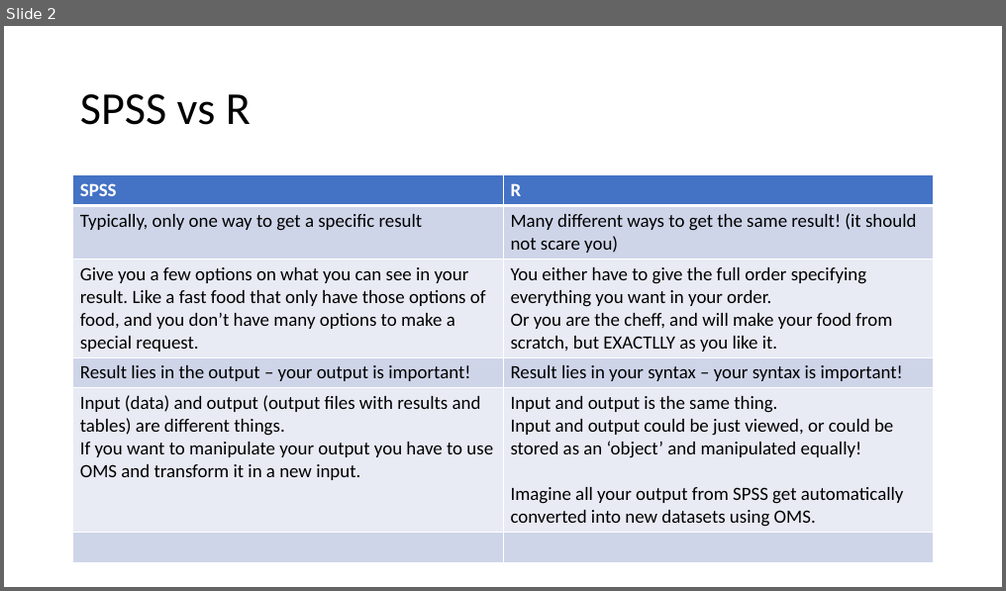
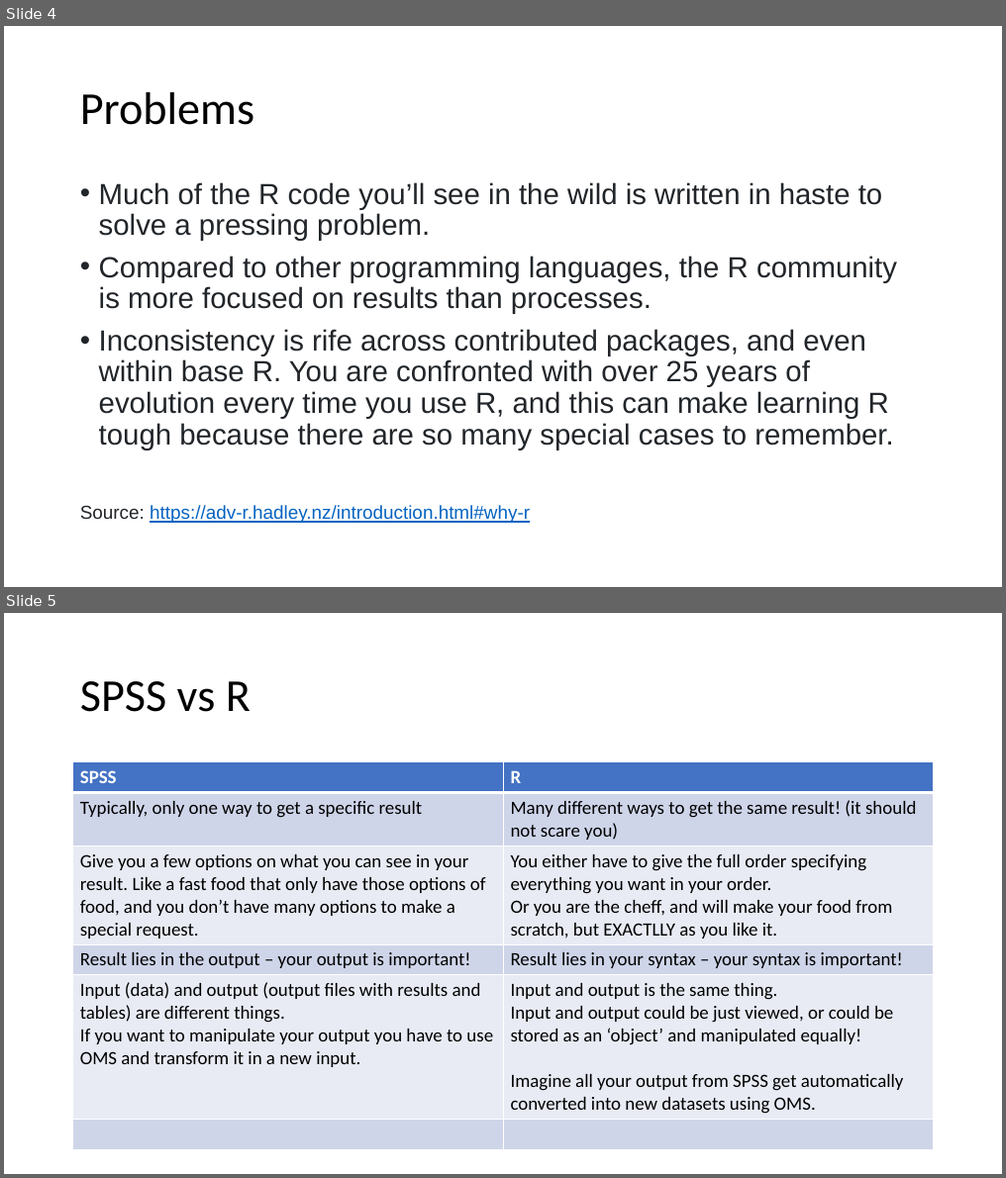
Before and after one commit to ruampimentel/SPSS_to_R, a slide deck: Slides - Data Cleaning.pptx. Shown one above the other, each under a label of ours: slide 2 before the commit, slides 4 and 5 after it. The pictures are 1006x591 and 1006x1178 pixels, drawn with LibreOffice and Linux fonts; fonts in the diff are those of the drawing. Boxes give left, top, right and bottom in pixels: in the first picture for what was removed or moved away, otherwise in the second. Text is boxed around its words. In the diff, an @@ line names an element or a change of style, - is before the commit and + after.

```diff
--- a/Slides - Data Cleaning.pptx
+++ b/Slides - Data Cleaning.pptx
@@ slide 4 added at [4, 26, 1002, 587], background #FFFFFF @@
@@ title added at [80, 92, 254, 125], 44 pt, text #000000 @@
+Problems
@@ text added at [80, 182, 897, 523], 28 pt, text #212529 @@
+• Much of the R code you’ll see in the wild is written in haste to solve a pressing problem.
+• Compared to other programming languages, the R community is more focused on results than processes.
+• Inconsistency is rife across contributed packages, and even within base R. You are confronted with over 25 years of evolution every time you use R, and this can make learning R tough because there are so many special cases to remember.
+Source: https://adv-r.hadley.nz/introduction.html#why-r
@@ what was slide 2 is now slide 5 @@
```
Also in this commit, not shown: 9 slides changed, 12 other slides added, 2 slides removed, 14 other files.
